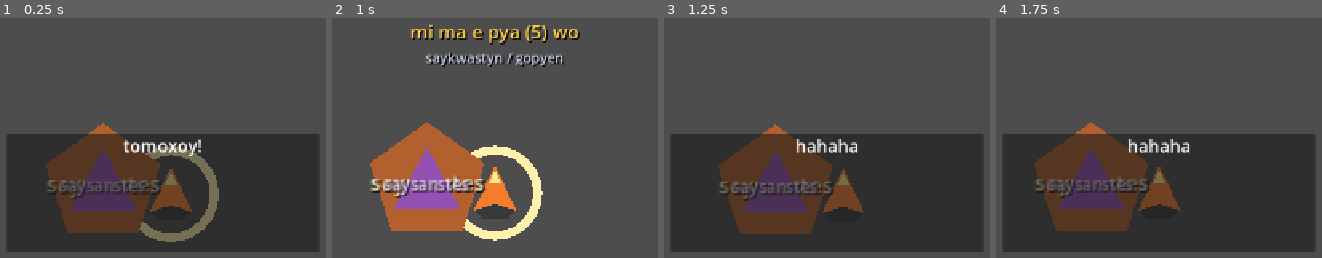
Above: before the commit, frames 1-4 (left to right).
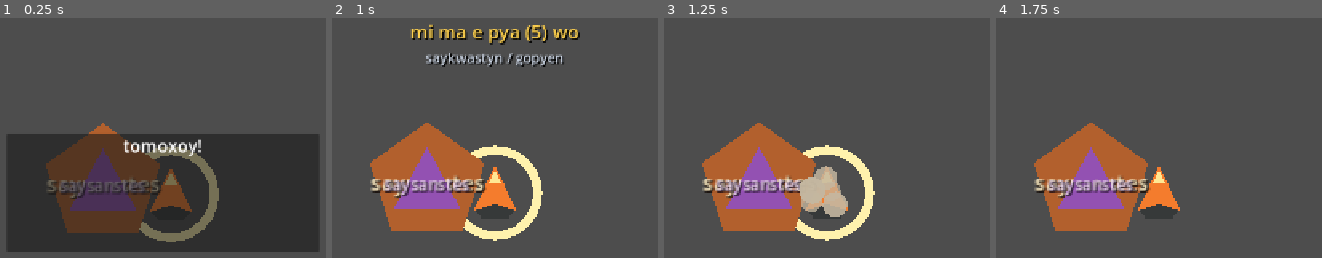
Above: after the commit, the same moments.

Repository: armikhalev/secret-sauce-godot
Game: Godot game, scene res://tests/saysanstes_living_wolf_test.tscn
The game is run twice, just before and just after one commit, with the same random seed, the same clock (stepped at 60 frames per second) and the same inputs. This scene is started directly instead of the project's main scene.
Inputs (mouse positions are in pixels of both pictures, inside the frame that each line leads up to):
- Up to frame 1 (0.25 s): no input
- Up to frame 2 (1 s): tap Enter (menu_accept) at 0.5 s; move the mouse to (outside the picture) at 0.52 s; hold Right (menu_right) from 0.53 s (still down); hold F (attack) from 0.53 s (still down); click (outside the picture) at 0.67 s
- Up to frame 3 (1.25 s): keep holding Right (menu_right); keep holding F (attack)
- Up to frame 4 (1.75 s): move the mouse to (999, 214) at 1.27 s; release Right (menu_right) at 1.28 s; release F (attack) at 1.28 s; hold Down (menu_down) from 1.28 s (still down); tap = (zoom_in) at 1.35 s

Frames 1-2 are identical in both runs. In frame 3, 47% of the frame differs, in the area x 2-98%, y 43-98%; in frame 4, 46%.

Commit message:
adds animation of items transfrd to sá3tes

Diff:
--- a/scripts/saysanstes.gd
+++ b/scripts/saysanstes.gd
@@ -184,8 +184,10 @@
 	if not is_instance_valid(player) or not is_instance_valid(chosen_saypyastes):
 		return
 	var delivery_count := mini(lew_remaining, player.lew_inventory.size())
+	var delivered_lew_states: Array[int] = []
 	for index in delivery_count:
 		var lew_data: LewData = player.lew_inventory.pop_back()
+		delivered_lew_states.append(lew_data.state)
 		chosen_saypyastes.receive_lew(lew_data)
 	lew_remaining -= delivery_count
 	if delivery_count > 0:
@@ -196,6 +198,7 @@
 		chosen_saypyastes.receive_wo(wo_delivery_count)
 		wo_remaining -= wo_delivery_count
 		player.wo_inventory_changed.emit()
+	_animate_goods_transfer(delivered_lew_states, wo_delivery_count, chosen_saypyastes)
 	_update_demand_text()
 	if lew_remaining <= 0 and wo_remaining <= 0:
 		_complete_demand()
@@ -265,18 +268,81 @@
 
 
 func _transfer_all_player_lew(recipient: Node) -> void:
+	var transferred_states: Array[int] = []
 	while not player.lew_inventory.is_empty():
 		var lew_data: LewData = player.lew_inventory.pop_back()
+		transferred_states.append(lew_data.state)
 		recipient.receive_lew(lew_data)
 	player.lew_inventory_changed.emit()
+	_animate_goods_transfer(transferred_states, 0, recipient)
 
 
 func _transfer_all_player_wo(recipient: Node) -> void:
 	if player.wo_inventory <= 0:
 		return
-	recipient.receive_wo(player.wo_inventory)
+	var transferred_wo: int = player.wo_inventory
+	recipient.receive_wo(transferred_wo)
 	player.wo_inventory = 0
 	player.wo_inventory_changed.emit()
+	_animate_goods_transfer([], transferred_wo, recipient)
+
+
+func _animate_goods_transfer(lew_states: Array[int], wo_count: int, recipient: Node) -> void:
+	if not is_instance_valid(player) or not recipient is Node2D:
+		return
+	var recipient_2d := recipient as Node2D
+	var token_index := 0
+	for state in lew_states:
+		_launch_goods_token(_create_lew_token(state), recipient_2d.global_position, token_index)
+		token_index += 1
+	for index in wo_count:
+		_launch_goods_token(_create_wo_token(), recipient_2d.global_position, token_index)
+		token_index += 1
+
+
+func _launch_goods_token(token: Polygon2D, destination: Vector2, token_index: int) -> void:
+	get_tree().current_scene.add_child(token)
+	token.add_to_group("goods_transfer_animation")
+	var offset_angle := float(token_index) * 2.4
+	token.global_position = player.global_position + Vector2.RIGHT.rotated(offset_angle) * 12.0
+	token.z_index = 200
+	var tween := token.create_tween()
+	tween.tween_interval(float(token_index) * 0.045)
+	tween.tween_property(token, "global_position", destination, 0.55).set_trans(Tween.TRANS_QUAD).set_ease(Tween.EASE_IN)
+	tween.parallel().tween_property(token, "scale", Vector2.ONE * 0.25, 0.55)
+	tween.parallel().tween_property(token, "modulate", Color(1, 1, 1, 0.15), 0.55)
+	tween.tween_callback(token.queue_free)
+
+
+func _create_lew_token(state: int) -> Polygon2D:
+	var token := Polygon2D.new()
+	token.polygon = PackedVector2Array([
+		Vector2(-10, 8),
+		Vector2(-7, -7),
+		Vector2(-3, 3),
+		Vector2(0, -10),
+		Vector2(3, 3),
+		Vector2(8, -7),
+		Vector2(10, 8),
+	])
+	match state:
+		LewData.State.POISONOUS:
+			token.color = Color(0.55, 0.25, 0.68, 1.0)
+		LewData.State.TASTY:
+			token.color = Color(0.45, 0.82, 0.28, 1.0)
+		_:
+			token.color = Color(0.25, 0.65, 0.24, 1.0)
+	return token
+
+
+func _create_wo_token() -> Polygon2D:
+	var token := Polygon2D.new()
+	var points := PackedVector2Array()
+	for point_index in 16:
+		points.append(Vector2.RIGHT.rotated(TAU * float(point_index) / 16.0) * 11.0)
+	token.polygon = points
+	token.color = Color(0.77, 0.72, 0.63, 1.0)
+	return token
 
 
 func _choose_random_saypyastes() -> Node:
--- a/tests/saysanstes_living_wolf_test.gd
+++ b/tests/saysanstes_living_wolf_test.gd
@@ -33,10 +33,13 @@
 	give_event.action = "menu_accept"
 	give_event.pressed = true
 	saysanstes._unhandled_input(give_event)
+	assert(get_tree().get_nodes_in_group("goods_transfer_animation").size() >= 5, "delivered wo must visibly travel to saypyastes")
 	assert(saysanstes.demand_completed, "delivering every requested item must complete the demand")
 	assert(saysanstes.respecting == 10, "completion must add 10 respecting")
 	assert(saysanstes.greed == 20, "completion must add 10 greed")
 	assert(saysanstes.aggression == 65, "completion must remove 10 aggression")
+	await get_tree().create_timer(0.85).timeout
+	assert(get_tree().get_nodes_in_group("goods_transfer_animation").is_empty(), "goods transfer tokens must clean themselves up")
 	setup.root.queue_free()
 	await get_tree().process_frame
 
